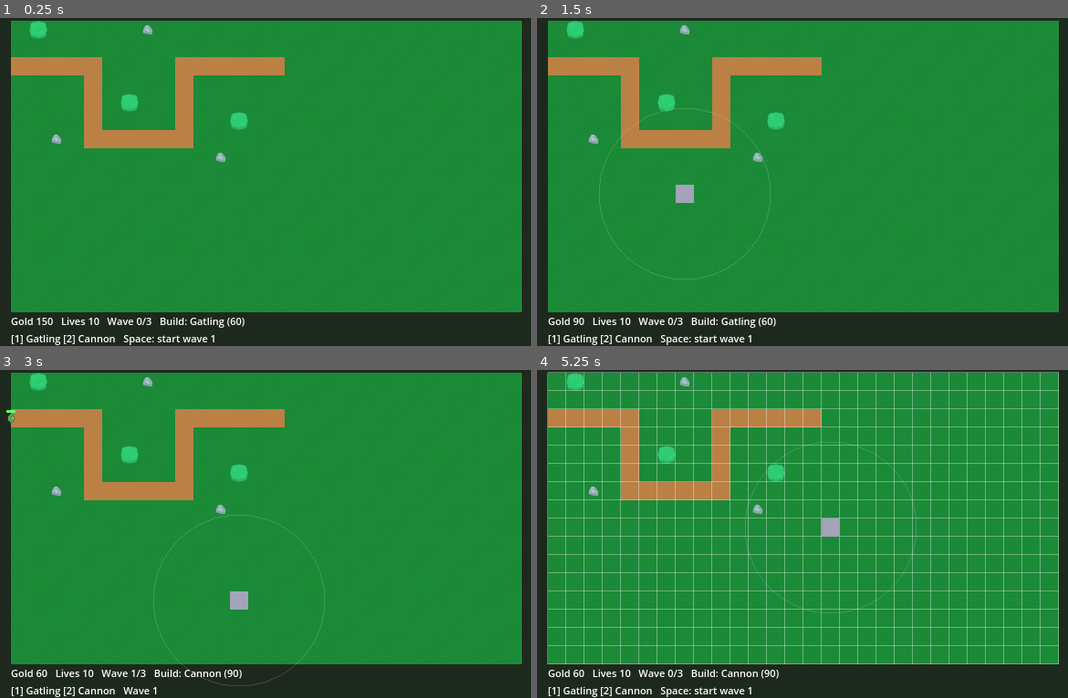
Above: before the commit, frames 1-4 (two rows, left to right).
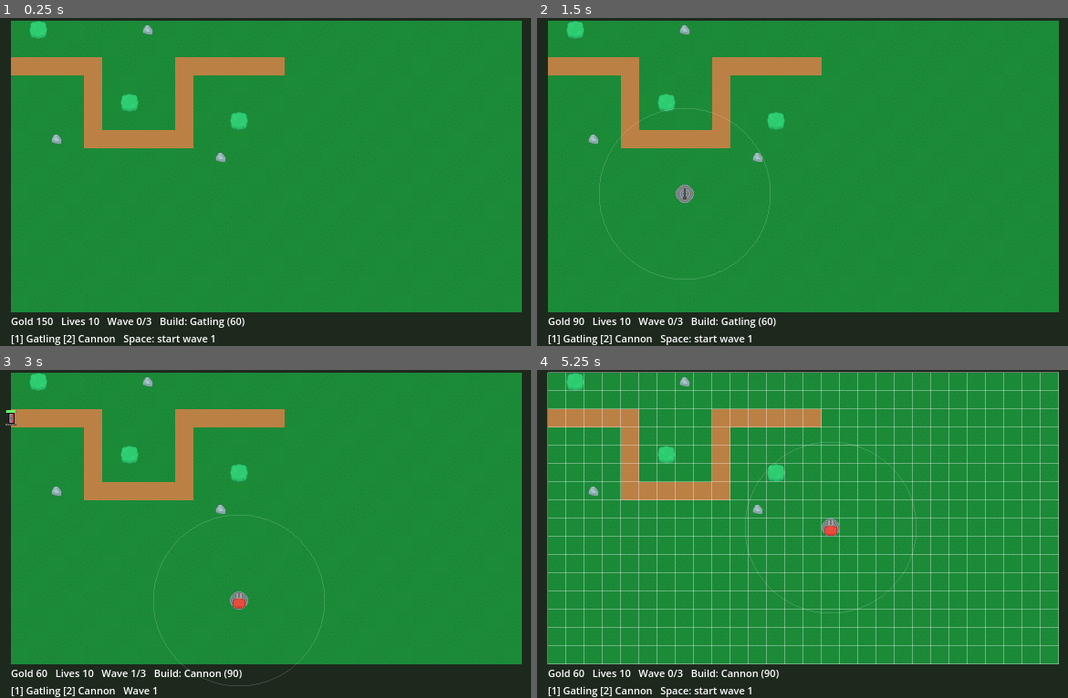
Above: after the commit, the same moments.

Repository: Stan-Stani/github-game-off-2026
Game: Godot game, scene res://examples/lite_demo.tscn
Same seed, same stepped clock (60 frames per second), same inputs: the game is played once before the commit and once after it.
Inputs (mouse positions are in pixels of both pictures, inside the frame that each line leads up to):
- Up to frame 1 (0.25 s): no input
- Up to frame 2 (1.5 s): tap Enter at 0.5 s; move the mouse to (929, 165) at 0.52 s; tap R at 0.6, 1.35 s; click (929, 165) at 0.67 s; tap Space at 0.77 s; move the mouse to (685, 198) at 1.27 s; click (685, 198) at 1.42 s
- Up to frame 3 (3 s): tap Space at 1.52, 2.75 s; move the mouse to (323, 461) at 2.02 s; tap 1 at 2.1 s; click (323, 461) at 2.17 s; tap R at 2.3 s; move the mouse to (238, 599) at 2.77 s; tap 2 at 2.85 s; click (238, 599) at 2.92 s
- Up to frame 4 (5.25 s): tap Space at 3.02, 3.77, 4.25, 4.52 s; tap R at 3.05, 3.8, 4.35, 5.1 s; tap Enter at 3.5 s; move the mouse to (977, 583) at 3.52 s; tap G at 3.6 s; click (977, 583) at 3.67 s; move the mouse to (627, 484) at 4.27 s; click (627, 484) at 4.42 s; move the mouse to (834, 534) at 5.02 s; click (834, 534) at 5.17 s

The runs differ from the first frame. In frame 1, less than 0.1% of the frame differs, in the area x 28-43%, y 2-42%; in frame 2, 0.2%; in frame 3, 0.2%, in the area x 1-47%, y 2-74%; in frame 4, 0.2%.

Commit message:
sprites: begin adding own art

Diff:
--- a/examples/lite_demo.gd
+++ b/examples/lite_demo.gd
@@ -34,6 +34,7 @@
 	spawner.configure(content)
 	add_child(spawner)
 	spawner.enemy_spawned.connect(func(en: TDEnemy) -> void: en.debug_draw = false) # the demo draws its own sprite + hp bar
+	spawner.tower_placed.connect(func(t: TDTower) -> void: t.debug_draw = false) # its gray debug square would cover the sprites
 	spawner.all_waves_cleared.connect(func() -> void: status = "VICTORY! Press R to play again")
 	spawner.economy.defeated.connect(func() -> void: status = "DEFEAT - press R to retry")
 	status = "Space: start wave 1"
@@ -114,12 +115,13 @@
 	for t: TDTower in spawner.towers:
 		var r: Rect2 = Rect2(t.position - Vector2(cs, cs) / 2.0, Vector2(cs, cs))
 		draw_texture_rect(tex("base_1"), r, false)
+		draw_arc(t.position, t.range_px, 0, TAU, 48, Color(1, 1, 1, 0.15)) # range ring, was drawn by the tower's debug_draw
 		draw_set_transform(t.position, t.aim_angle + PI / 2.0)
 		draw_texture_rect(tex("tur_gun" if t.id == &"gun" else "tur_heavy_red"), Rect2(-cs / 2.0, -cs / 2.0, cs, cs), false)
 		draw_set_transform(Vector2.ZERO)
 	for en: TDEnemy in spawner.enemies:
 		draw_set_transform(en.position, en.heading)
 		var es: float = cs * 0.75 * float(content.enemies.get(en.id, {}).get("scale", 1.0))
-		draw_texture_rect(tex("soldier_green" if en.id == &"soldier" else "soldier_brown"), Rect2(-es / 2.0, -es / 2.0, es, es), false)
+		draw_texture_rect(tex("creepA" if en.id == &"soldier" else "creepB"), Rect2(-es / 2.0, -es / 2.0, es, es), false)
 		draw_set_transform(Vector2.ZERO)
 		draw_rect(Rect2(en.position + Vector2(-cs * 0.25, -cs * 0.44), Vector2(cs * 0.5 * clampf(en.hp / en.max_hp, 0.0, 1.0), 3)), Color(0.4, 1, 0.4))
--- a/project.godot
+++ b/project.godot
@@ -28,6 +28,7 @@
 
 [rendering]
 
+textures/canvas_textures/default_texture_filter=0
 rendering_device/driver.windows="d3d12"
 renderer/rendering_method="gl_compatibility"
 renderer/rendering_method.mobile="gl_compatibility"
Binary file changed: assets/sprites/base_1.png
Not shown, changed: assets/sprites/base_1.png.import
Binary file added: assets/sprites/creepA.png
Not shown, changed: assets/sprites/creepA.png.import
Binary file added: assets/sprites/creepB.png
Not shown, changed: assets/sprites/creepB.png.import
Binary file removed: assets/sprites/soldier_brown.png
Binary file removed: assets/sprites/soldier_green.png
Binary file changed: assets/sprites/tur_gun.png
Not shown, changed: assets/sprites/tur_gun.png.import
Binary file added: sprites/creepA.aseprite
Binary file added: sprites/creepB.aseprite
(and 3 more such lines)
